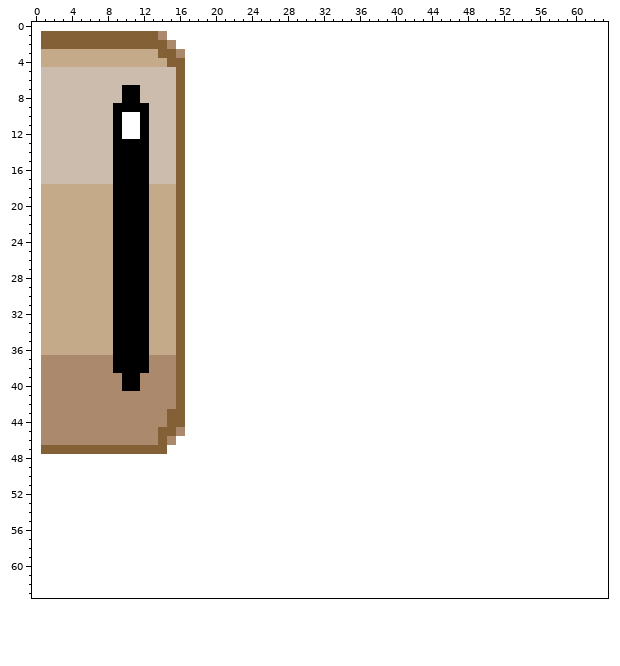
Two states of a pixel-art sprite, textures/Head.png. The first picture shows the starting point.
The file is 64x64 pixels.
The same view after the edit:
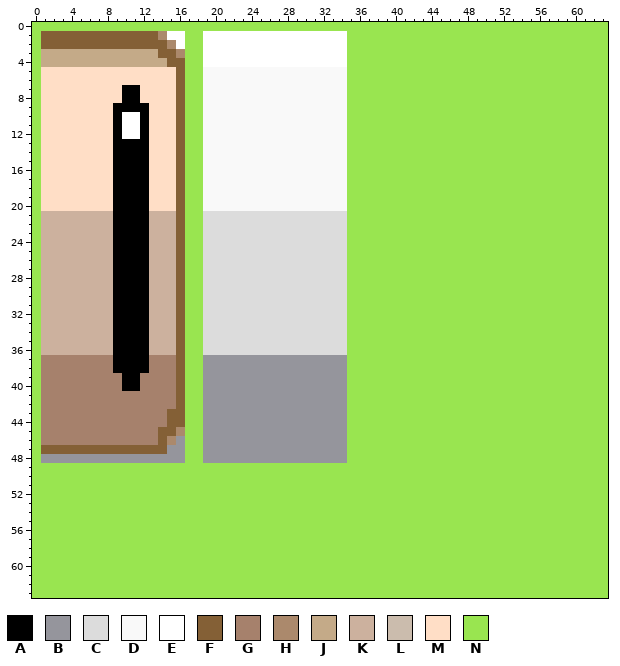
Palette (. is transparent): A #000000  B #95959c  C #dcdcdc  D #f9f9f9  E #ffffff  F #846036  G #a6816c  H #ab896c  J #c4aa88  K #ccb19e  L #cbbcad  M #ffdec6  N #99e550
Commit: recolor + helmet color
Change:
Changed rows in their new state; - is an unchanged pixel.
first column x 0:
 0 NNNNNNNNNNNNNNNNNNNNNNNNNNNNNNNNNNNNNNNNNNNNNNNNNNNNNNNNNNNNNNNN
 1 N----------------NN----------------NNNNNNNNNNNNNNNNNNNNNNNNNNNNN
 2 N----------------NN----------------NNNNNNNNNNNNNNNNNNNNNNNNNNNNN
 3 N----------------NN----------------NNNNNNNNNNNNNNNNNNNNNNNNNNNNN
 4 N----------------NN----------------NNNNNNNNNNNNNNNNNNNNNNNNNNNNN
 5 NMMMMMMMMMMMMMMM-NNDDDDDDDDDDDDDDDDNNNNNNNNNNNNNNNNNNNNNNNNNNNNN
 6 NMMMMMMMMMMMMMMM-NNDDDDDDDDDDDDDDDDNNNNNNNNNNNNNNNNNNNNNNNNNNNNN
 7 NMMMMMMMMM--MMMM-NNDDDDDDDDDDDDDDDDNNNNNNNNNNNNNNNNNNNNNNNNNNNNN
 8 NMMMMMMMMM--MMMM-NNDDDDDDDDDDDDDDDDNNNNNNNNNNNNNNNNNNNNNNNNNNNNN
 9 NMMMMMMMM----MMM-NNDDDDDDDDDDDDDDDDNNNNNNNNNNNNNNNNNNNNNNNNNNNNN
10 NMMMMMMMM----MMM-NNDDDDDDDDDDDDDDDDNNNNNNNNNNNNNNNNNNNNNNNNNNNNN
11 NMMMMMMMM----MMM-NNDDDDDDDDDDDDDDDDNNNNNNNNNNNNNNNNNNNNNNNNNNNNN
12 NMMMMMMMM----MMM-NNDDDDDDDDDDDDDDDDNNNNNNNNNNNNNNNNNNNNNNNNNNNNN
13 NMMMMMMMM----MMM-NNDDDDDDDDDDDDDDDDNNNNNNNNNNNNNNNNNNNNNNNNNNNNN
14 NMMMMMMMM----MMM-NNDDDDDDDDDDDDDDDDNNNNNNNNNNNNNNNNNNNNNNNNNNNNN
15 NMMMMMMMM----MMM-NNDDDDDDDDDDDDDDDDNNNNNNNNNNNNNNNNNNNNNNNNNNNNN
16 NMMMMMMMM----MMM-NNDDDDDDDDDDDDDDDDNNNNNNNNNNNNNNNNNNNNNNNNNNNNN
17 NMMMMMMMM----MMM-NNDDDDDDDDDDDDDDDDNNNNNNNNNNNNNNNNNNNNNNNNNNNNN
18 NMMMMMMMM----MMM-NNDDDDDDDDDDDDDDDDNNNNNNNNNNNNNNNNNNNNNNNNNNNNN
19 NMMMMMMMM----MMM-NNDDDDDDDDDDDDDDDDNNNNNNNNNNNNNNNNNNNNNNNNNNNNN
20 NMMMMMMMM----MMM-NNDDDDDDDDDDDDDDDDNNNNNNNNNNNNNNNNNNNNNNNNNNNNN
21 NKKKKKKKK----KKK-NNCCCCCCCCCCCCCCCCNNNNNNNNNNNNNNNNNNNNNNNNNNNNN
22 NKKKKKKKK----KKK-NNCCCCCCCCCCCCCCCCNNNNNNNNNNNNNNNNNNNNNNNNNNNNN
23 NKKKKKKKK----KKK-NNCCCCCCCCCCCCCCCCNNNNNNNNNNNNNNNNNNNNNNNNNNNNN
24 NKKKKKKKK----KKK-NNCCCCCCCCCCCCCCCCNNNNNNNNNNNNNNNNNNNNNNNNNNNNN
25 NKKKKKKKK----KKK-NNCCCCCCCCCCCCCCCCNNNNNNNNNNNNNNNNNNNNNNNNNNNNN
26 NKKKKKKKK----KKK-NNCCCCCCCCCCCCCCCCNNNNNNNNNNNNNNNNNNNNNNNNNNNNN
27 NKKKKKKKK----KKK-NNCCCCCCCCCCCCCCCCNNNNNNNNNNNNNNNNNNNNNNNNNNNNN
28 NKKKKKKKK----KKK-NNCCCCCCCCCCCCCCCCNNNNNNNNNNNNNNNNNNNNNNNNNNNNN
29 NKKKKKKKK----KKK-NNCCCCCCCCCCCCCCCCNNNNNNNNNNNNNNNNNNNNNNNNNNNNN
30 NKKKKKKKK----KKK-NNCCCCCCCCCCCCCCCCNNNNNNNNNNNNNNNNNNNNNNNNNNNNN
31 NKKKKKKKK----KKK-NNCCCCCCCCCCCCCCCCNNNNNNNNNNNNNNNNNNNNNNNNNNNNN
32 NKKKKKKKK----KKK-NNCCCCCCCCCCCCCCCCNNNNNNNNNNNNNNNNNNNNNNNNNNNNN
33 NKKKKKKKK----KKK-NNCCCCCCCCCCCCCCCCNNNNNNNNNNNNNNNNNNNNNNNNNNNNN
34 NKKKKKKKK----KKK-NNCCCCCCCCCCCCCCCCNNNNNNNNNNNNNNNNNNNNNNNNNNNNN
35 NKKKKKKKK----KKK-NNCCCCCCCCCCCCCCCCNNNNNNNNNNNNNNNNNNNNNNNNNNNNN
36 NKKKKKKKK----KKK-NNCCCCCCCCCCCCCCCCNNNNNNNNNNNNNNNNNNNNNNNNNNNNN
37 NGGGGGGGG----GGG-NNBBBBBBBBBBBBBBBBNNNNNNNNNNNNNNNNNNNNNNNNNNNNN
38 NGGGGGGGG----GGG-NNBBBBBBBBBBBBBBBBNNNNNNNNNNNNNNNNNNNNNNNNNNNNN
39 NGGGGGGGGG--GGGG-NNBBBBBBBBBBBBBBBBNNNNNNNNNNNNNNNNNNNNNNNNNNNNN
40 NGGGGGGGGG--GGGG-NNBBBBBBBBBBBBBBBBNNNNNNNNNNNNNNNNNNNNNNNNNNNNN
41 NGGGGGGGGGGGGGGG-NNBBBBBBBBBBBBBBBBNNNNNNNNNNNNNNNNNNNNNNNNNNNNN
42 NGGGGGGGGGGGGGGG-NNBBBBBBBBBBBBBBBBNNNNNNNNNNNNNNNNNNNNNNNNNNNNN
43 NGGGGGGGGGGGGGG--NNBBBBBBBBBBBBBBBBNNNNNNNNNNNNNNNNNNNNNNNNNNNNN
44 NGGGGGGGGGGGGGG--NNBBBBBBBBBBBBBBBBNNNNNNNNNNNNNNNNNNNNNNNNNNNNN
45 NGGGGGGGGGGGGG---NNBBBBBBBBBBBBBBBBNNNNNNNNNNNNNNNNNNNNNNNNNNNNN
46 NGGGGGGGGGGGGG--BNNBBBBBBBBBBBBBBBBNNNNNNNNNNNNNNNNNNNNNNNNNNNNN
47 N--------------BBNNBBBBBBBBBBBBBBBBNNNNNNNNNNNNNNNNNNNNNNNNNNNNN
48 NBBBBBBBBBBBBBBBBNNBBBBBBBBBBBBBBBBNNNNNNNNNNNNNNNNNNNNNNNNNNNNN
49 NNNNNNNNNNNNNNNNNNNNNNNNNNNNNNNNNNNNNNNNNNNNNNNNNNNNNNNNNNNNNNNN
50 NNNNNNNNNNNNNNNNNNNNNNNNNNNNNNNNNNNNNNNNNNNNNNNNNNNNNNNNNNNNNNNN
51 NNNNNNNNNNNNNNNNNNNNNNNNNNNNNNNNNNNNNNNNNNNNNNNNNNNNNNNNNNNNNNNN
52 NNNNNNNNNNNNNNNNNNNNNNNNNNNNNNNNNNNNNNNNNNNNNNNNNNNNNNNNNNNNNNNN
53 NNNNNNNNNNNNNNNNNNNNNNNNNNNNNNNNNNNNNNNNNNNNNNNNNNNNNNNNNNNNNNNN
54 NNNNNNNNNNNNNNNNNNNNNNNNNNNNNNNNNNNNNNNNNNNNNNNNNNNNNNNNNNNNNNNN
55 NNNNNNNNNNNNNNNNNNNNNNNNNNNNNNNNNNNNNNNNNNNNNNNNNNNNNNNNNNNNNNNN
56 NNNNNNNNNNNNNNNNNNNNNNNNNNNNNNNNNNNNNNNNNNNNNNNNNNNNNNNNNNNNNNNN
57 NNNNNNNNNNNNNNNNNNNNNNNNNNNNNNNNNNNNNNNNNNNNNNNNNNNNNNNNNNNNNNNN
58 NNNNNNNNNNNNNNNNNNNNNNNNNNNNNNNNNNNNNNNNNNNNNNNNNNNNNNNNNNNNNNNN
59 NNNNNNNNNNNNNNNNNNNNNNNNNNNNNNNNNNNNNNNNNNNNNNNNNNNNNNNNNNNNNNNN
60 NNNNNNNNNNNNNNNNNNNNNNNNNNNNNNNNNNNNNNNNNNNNNNNNNNNNNNNNNNNNNNNN
61 NNNNNNNNNNNNNNNNNNNNNNNNNNNNNNNNNNNNNNNNNNNNNNNNNNNNNNNNNNNNNNNN
62 NNNNNNNNNNNNNNNNNNNNNNNNNNNNNNNNNNNNNNNNNNNNNNNNNNNNNNNNNNNNNNNN
63 NNNNNNNNNNNNNNNNNNNNNNNNNNNNNNNNNNNNNNNNNNNNNNNNNNNNNNNNNNNNNNNN
Pixel boxes of the changes (left, top, right, bottom) in both pictures:
changed: (32, 22, 608, 598)
